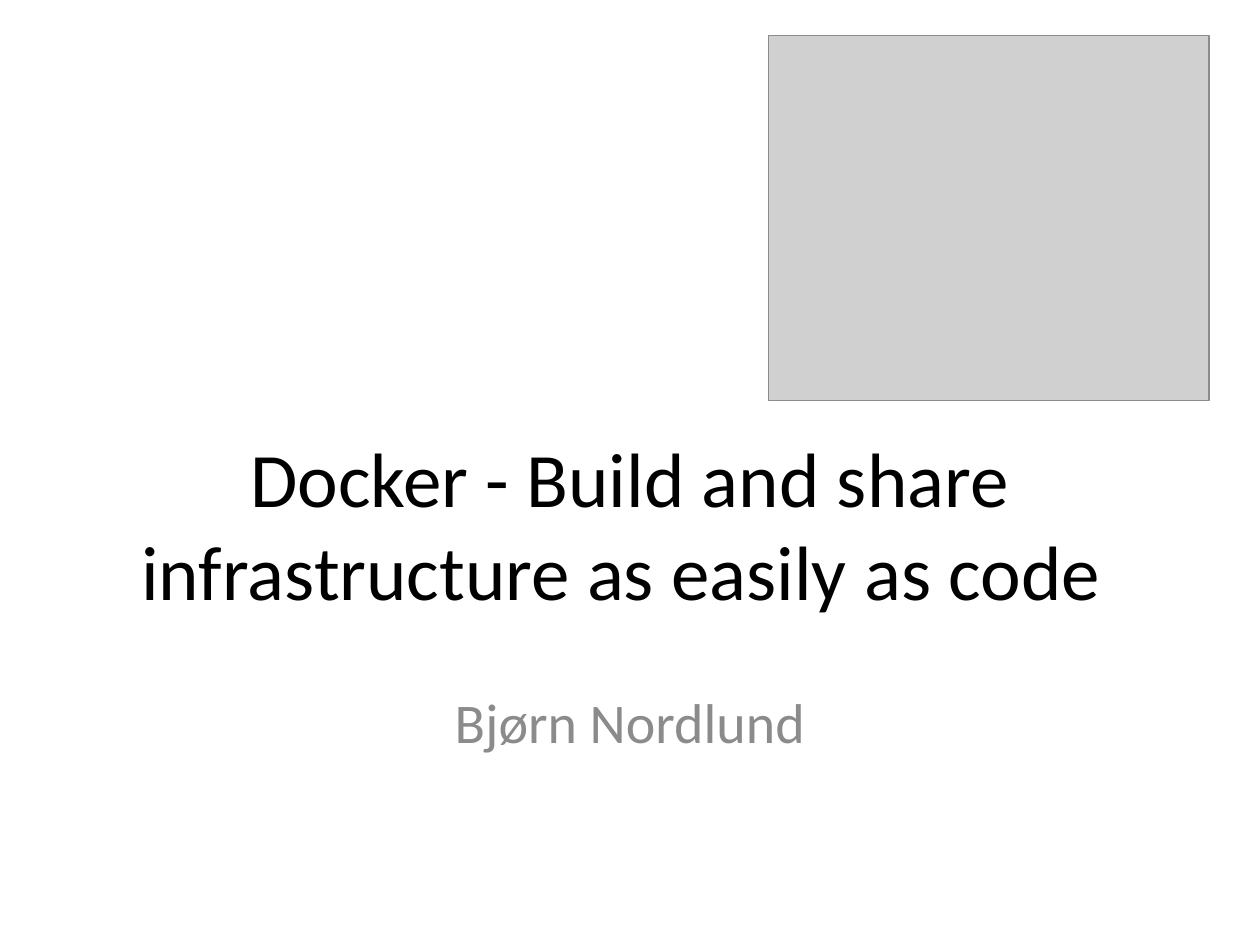
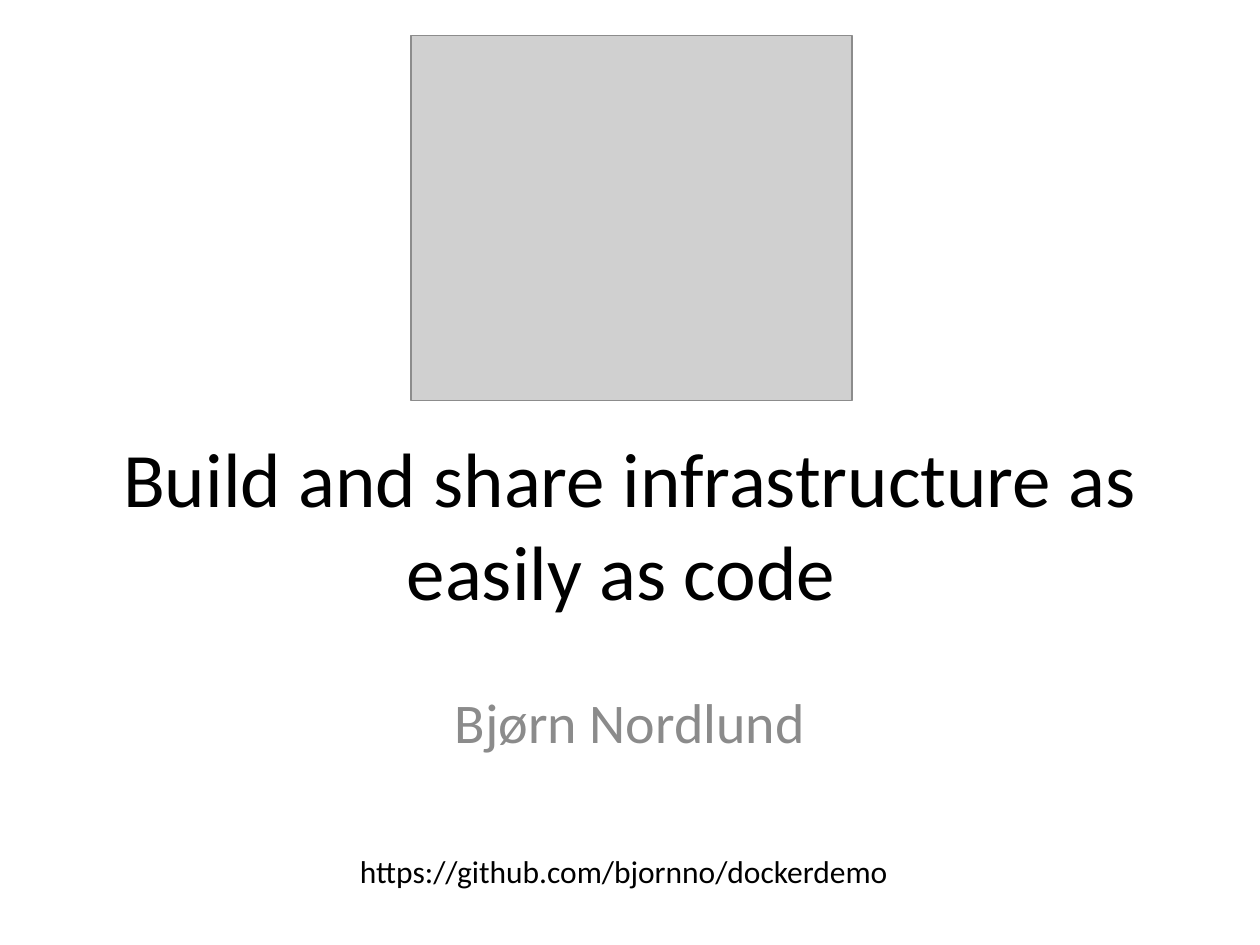
Before and after one commit to bjornno/dockerdemo, a slide deck: slide 1 of docker-techzone.pptx. Drawn at 1260x945 pixels with LibreOffice and Linux fonts; fonts in the diff are those of the drawing; grey boxes stand for pictures. Boxes give left, top, right and bottom in pixels: in the first picture for what was removed or moved away, otherwise in the second. Text is boxed around its words. In the diff, an @@ line names an element or a change of style, - is before the commit and + after.

Commit message:
updated powerpoint

```diff
--- a/docker-techzone.pptx
+++ b/docker-techzone.pptx
@@ picture: place and size @@
-picture at box(769, 35, 1210, 401)
+picture at box(411, 35, 852, 401)
@@ title at box(123, 453, 1135, 613): text changed @@
-Docker - Build and share infrastructure as easily as code
+Build and share infrastructure as easily as code
@@ text added at box(360, 861, 887, 889), 18 pt, text #000000 @@
+https://github.com/bjornno/dockerdemo
```
